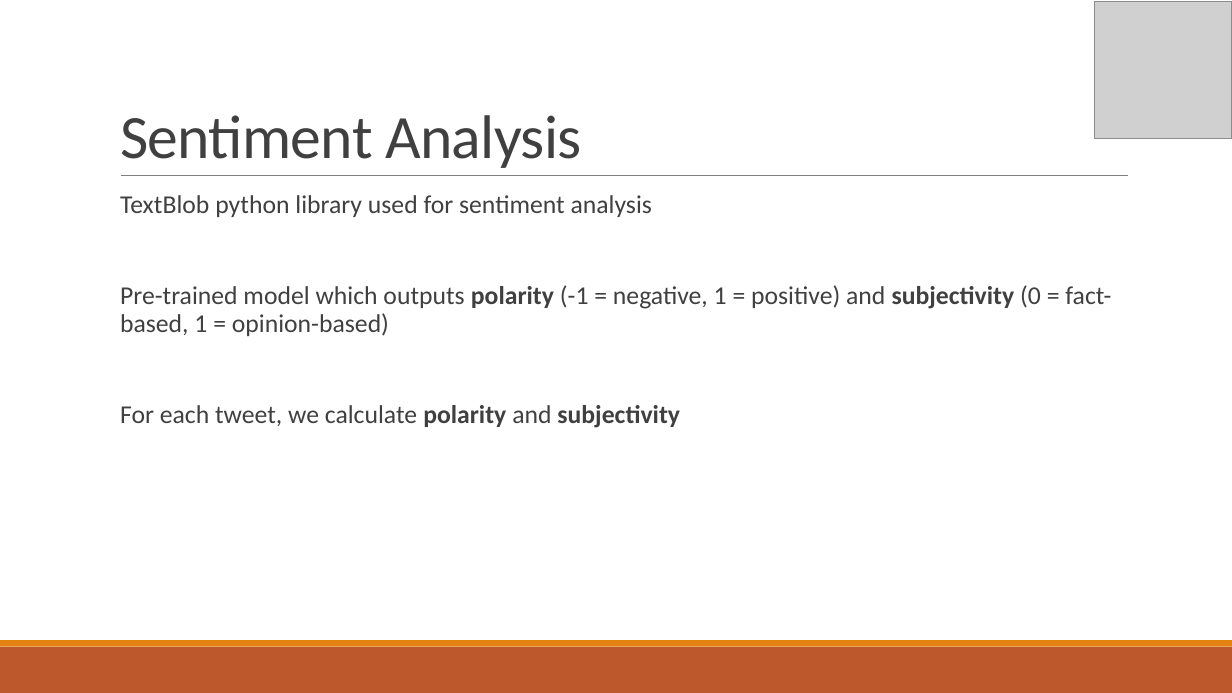
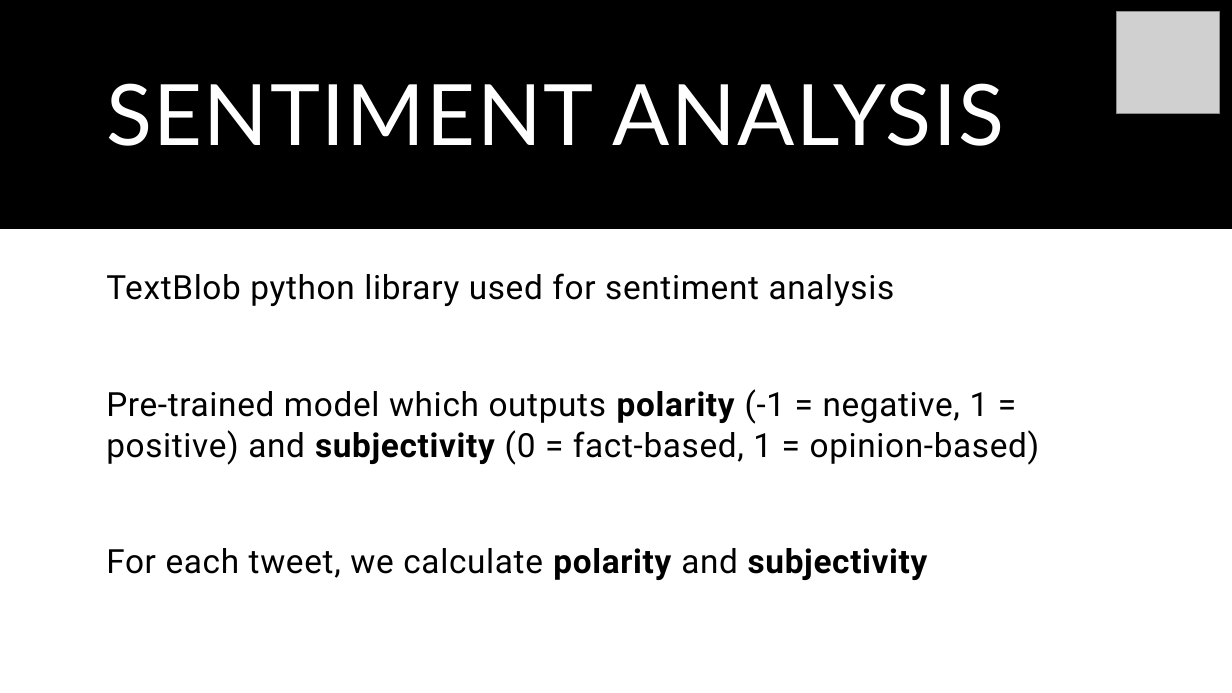
Before and after one commit to WellcomeIdeathon2023/The_Social_Scientists, a slide deck: slide 4 of Powerpoint presentation.pptx. Drawn at 1232x693 pixels with LibreOffice and Linux fonts; fonts in the diff are those of the drawing; grey boxes stand for pictures. Boxes give left, top, right and bottom in pixels: in the first picture for what was removed or moved away, otherwise in the second. Text is boxed around its words. In the diff, an @@ line names an element or a change of style, - is before the commit and + after.

```diff
--- a/Powerpoint presentation.pptx
+++ b/Powerpoint presentation.pptx
@@ rectangle added at [0,0,1232,229], fill #000000 @@
@@ picture: place and size @@
-picture at [1095,2,1232,139]
+picture at [1117,11,1220,114]
@@ title "SENTIMENT ANALYSIS" at [106,83,1005,146]: vertical alignment bottom to middle @@
@@ title at [106,83,1005,146]: text changed; size 48 to 66 pt; font Calibri to Lato; text colour #404040 to #FFFFFF @@
-Sentiment Analysis
+SENTIMENT ANALYSIS
@@ line removed from (121, 176) to (1128, 176) @@
@@ text "TextBlob python library used for ...": place and size @@
-text "TextBlob python library used for ..." at [120,195,1111,428]
+text "TextBlob python library used for ..." at [106,273,1040,580]
@@ text "TextBlob python library used for ..." at [106,273,1040,580]: size 20 to 26 pt, font Calibri to Roboto, text colour #404040 to #000000, letter spacing 0 to 0.5 pt; bullet   to none; line spacing 0.9 to 1.01 @@
@@ rectangle removed at [0,647,1232,693] @@
@@ rectangle removed at [0,640,1232,647] @@
```
Also in this commit, not shown: 9 other slides changed, 3 other files.
